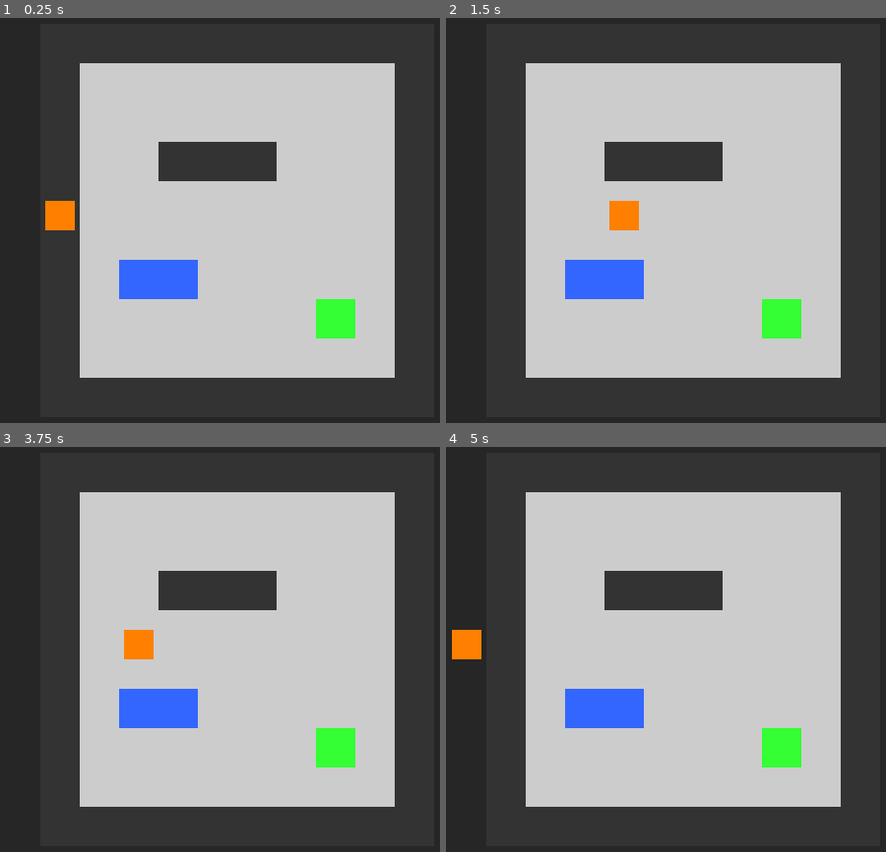
Above: before the commit, frames 1-4 (two rows, left to right).
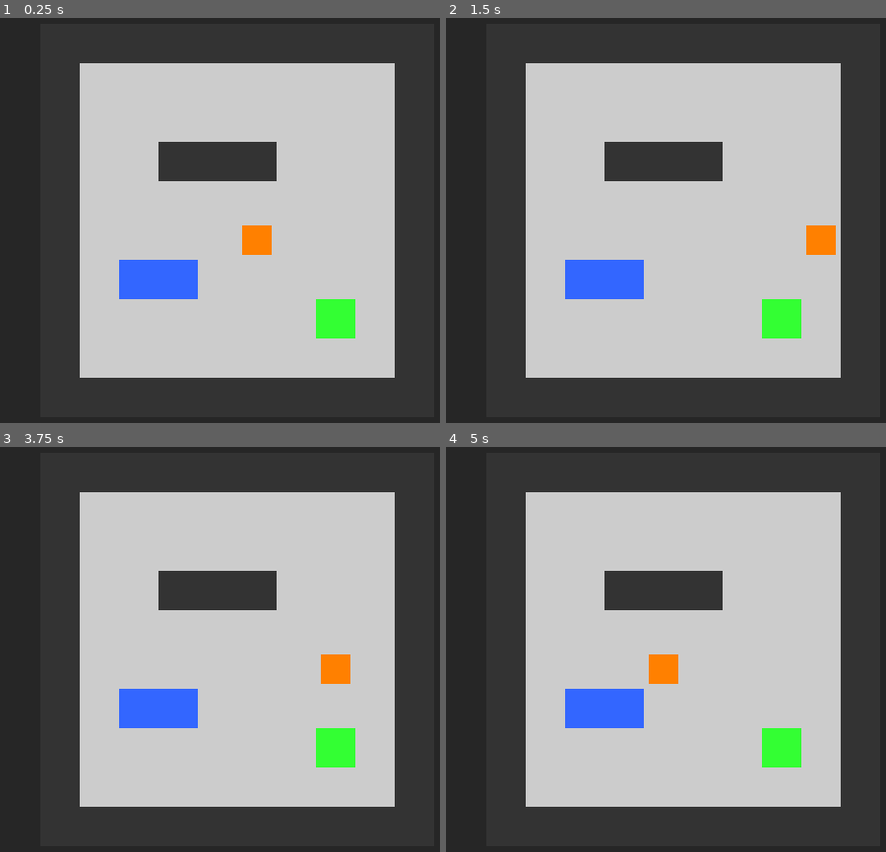
Above: after the commit, the same moments.

Repository: absent-mynd/puzzle
Game: Godot game, scene res://scenes/main.tscn
The game is run twice, just before and just after one commit, with the same random seed, the same clock (stepped at 60 frames per second) and the same inputs.
Inputs (mouse positions are in pixels of both pictures, inside the frame that each line leads up to):
- Up to frame 1 (0.25 s): no input
- Up to frame 2 (1.5 s): tap Enter at 0.5 s; move the mouse to (855, 200) at 0.52 s; hold Right (ui_right) 0.53-1.25 s; hold Shift 0.53-1.25 s; click (855, 200) at 0.67 s; drag from (525, 240) to (644, 309) at 1.27 s
- Up to frame 3 (3.75 s): tap Space at 2, 3.5 s; move the mouse to (316, 552) at 2.02 s; hold Right (ui_right) 2.03-2.75 s; tap Ctrl at 2.1 s; tap Enter at 2.75 s; drag from (198, 738) to (0, 584) at 2.77 s; move the mouse to (outside the picture) at 3.52 s; hold Left (ui_left) from 3.53 s (still down); tap Alt at 3.6 s
- Up to frame 4 (5 s): release Left (ui_left) at 4.25 s; drag from (446, 584) to (564, 540) at 4.27 s

The runs differ from the first frame. In frame 1, 1.0% of the frame differs, in the area x 10-62%, y 45-59%; in frame 2, 1.0%; in frame 3, 1.0%; in frame 4, 1.0%.

Commit message:
Fix Player coordinate system to work with centered GridManager
Problem:
- Player was using cell.get_center() directly as position
- Cell centers are in GridManager's local coordinate space
- Player is a sibling of GridManager (both children of Main)
- Result: Player positioned as if grid was at (0,0) instead of centered

Solution:
- Updated Player to convert cell centers to global coordinates
- Changed initialize(), execute_move(), and set_grid_position() to use:
  global_position = grid_manager.to_global(cell.get_center())
- Changed tween animation to animate global_position instead of position
- Updated tests to compare global_position with global cell centers

Testing:
- All 193 tests pass
- Player should now render at correct position on centered grid
- Movement, collision, and goal detection should work correctly

Diff:
--- a/scripts/core/Player.gd
+++ b/scripts/core/Player.gd
@@ -63,11 +63,12 @@
 	grid_position = start_pos
 
 	# Set world position to center of starting cell
+	# Cell centers are in GridManager's local space, so convert to global
 	if grid_manager:
 		var cell = grid_manager.get_cell(grid_position)
 		if cell:
-			position = cell.get_center()
-			target_position = position
+			global_position = grid_manager.to_global(cell.get_center())
+			target_position = global_position
 
 
 ## Process input and update position
@@ -146,11 +147,12 @@
 	grid_position = new_grid_pos
 
 	# Get target cell and calculate world position
+	# Cell centers are in GridManager's local space, so convert to global
 	var target_cell = grid_manager.get_cell(new_grid_pos)
 	if not target_cell:
 		return
 
-	target_position = target_cell.get_center()
+	target_position = grid_manager.to_global(target_cell.get_center())
 
 	# Start movement animation
 	start_move_tween()
@@ -169,8 +171,8 @@
 	move_tween.set_ease(Tween.EASE_IN_OUT)
 	move_tween.set_trans(Tween.TRANS_CUBIC)
 
-	# Animate position
-	move_tween.tween_property(self, "position", target_position, move_duration)
+	# Animate global_position since target_position is in global coordinates
+	move_tween.tween_property(self, "global_position", target_position, move_duration)
 
 	# Connect to finished signal
 	move_tween.finished.connect(_on_move_finished)
@@ -204,7 +206,8 @@
 		return
 
 	grid_position = new_pos
+	# Cell centers are in GridManager's local space, so convert to global
 	var cell = grid_manager.get_cell(grid_position)
 	if cell:
-		position = cell.get_center()
-		target_position = position
+		global_position = grid_manager.to_global(cell.get_center())
+		target_position = global_position
--- a/scripts/tests/test_player.gd
+++ b/scripts/tests/test_player.gd
@@ -131,10 +131,11 @@
 ## Test: Player position snaps to cell center
 func test_player_position_snaps_to_center():
 	var cell = grid_manager.get_cell(start_position)
-	var expected_center = cell.get_center()
+	# Convert cell center to global coordinates for comparison
+	var expected_center = grid_manager.to_global(cell.get_center())
 
 	# Allow small epsilon for floating point comparison
-	var distance = player.position.distance_to(expected_center)
+	var distance = player.global_position.distance_to(expected_center)
 	assert_lt(distance, 0.1, "Player should be at cell center")
 
 
@@ -225,12 +226,13 @@
 func test_world_position_updates_after_move():
 	var target_grid_pos = start_position + Vector2i(1, 0)
 	var target_cell = grid_manager.get_cell(target_grid_pos)
-	var expected_world_pos = target_cell.get_center()
+	# Convert cell center to global coordinates for comparison
+	var expected_world_pos = grid_manager.to_global(target_cell.get_center())
 
 	player.attempt_move(Vector2i(1, 0))
 
 	# Wait for tween to complete
 	await wait_seconds(0.3)
 
-	var distance = player.position.distance_to(expected_world_pos)
+	var distance = player.global_position.distance_to(expected_world_pos)
 	assert_lt(distance, 1.0, "Player world position should be at target cell center")
